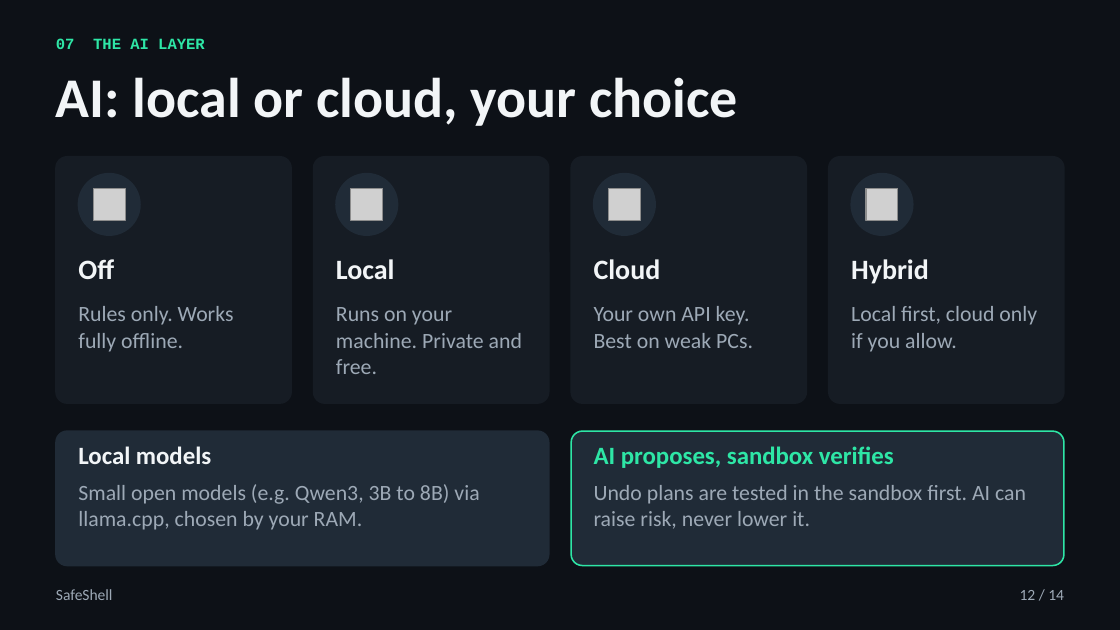
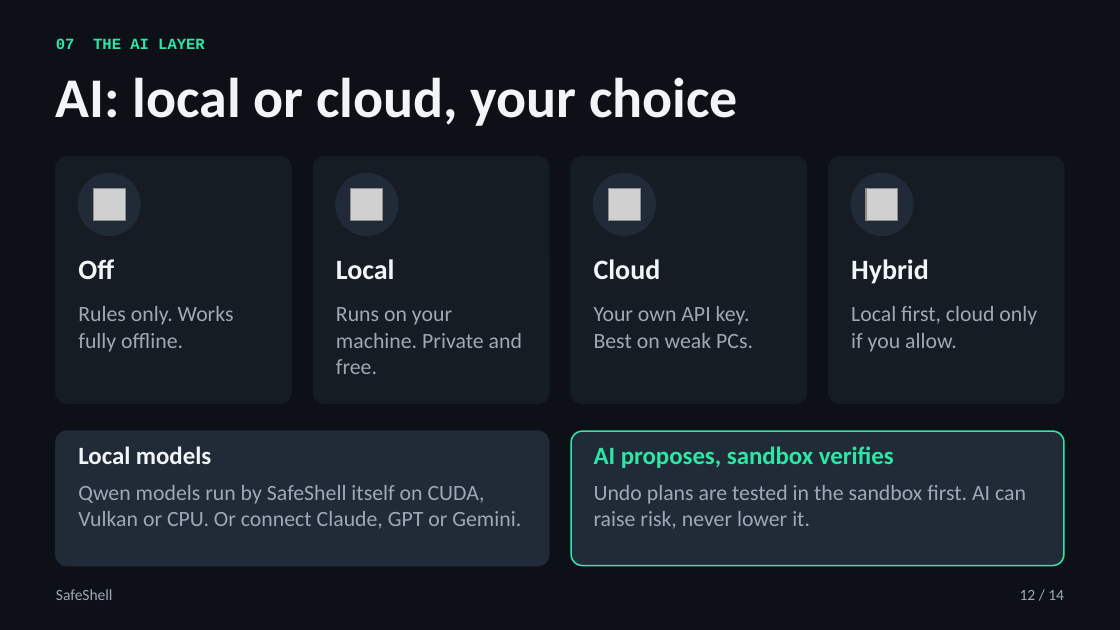
Before and after one commit to ShahadatTest/safeshell, a slide deck: slide 12 of doc/ppt/safeshell.pptx. Drawn at 1120x630 pixels with LibreOffice and Linux fonts; fonts in the diff are those of the drawing; grey boxes stand for pictures. Boxes give left, top, right and bottom in pixels: in the first picture for what was removed or moved away, otherwise in the second. Text is boxed around its words. In the diff, an @@ line names an element or a change of style, - is before the commit and + after.

```diff
--- a/doc/ppt/safeshell.pptx
+++ b/doc/ppt/safeshell.pptx
@@ text at (x1=78, y1=485, x2=521, y2=529): text changed @@
-Small open models (e.g. Qwen3, 3B to 8B) via llama.cpp, chosen by your RAM.
+Qwen models run by SafeShell itself on CUDA, Vulkan or CPU. Or connect Claude, GPT or Gemini.
```
Also in this commit, not shown: 1 other slide changed, 3 other files.
